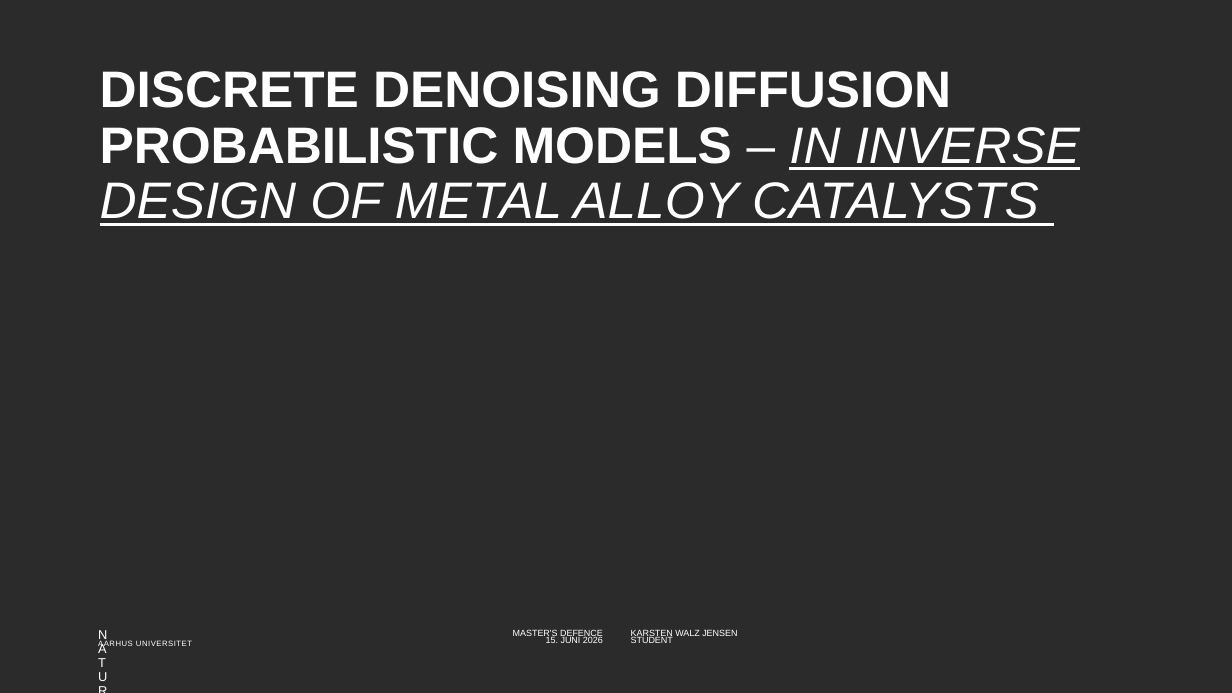
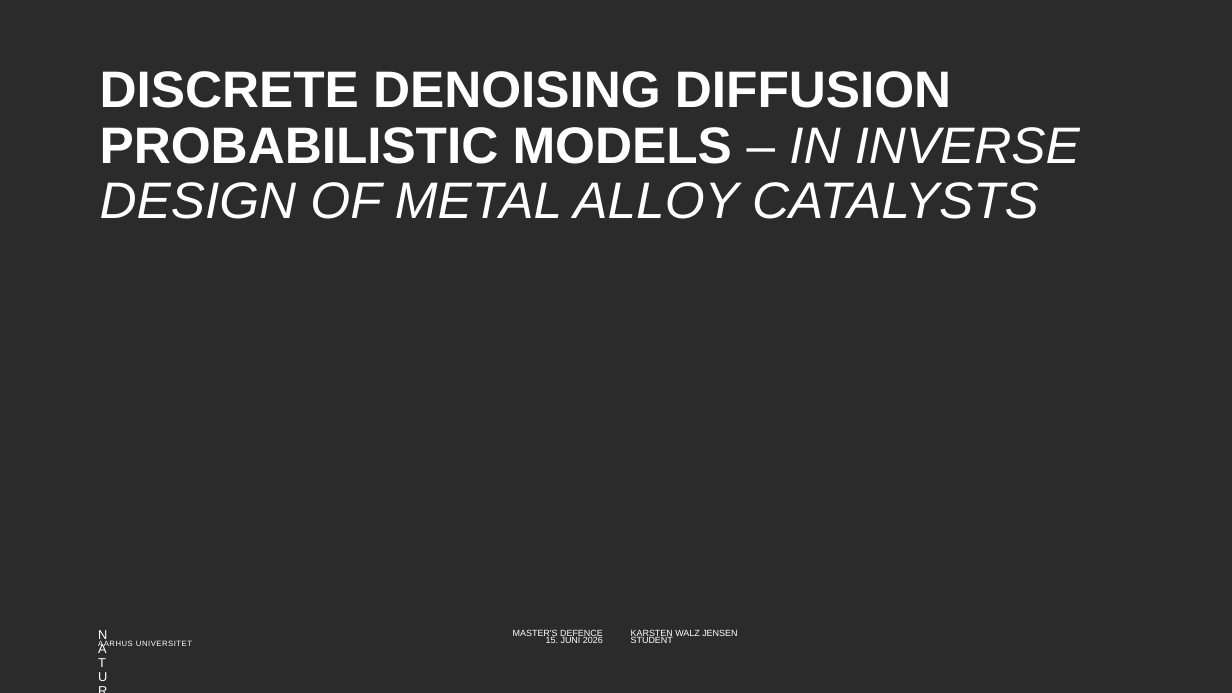
Before and after one commit to karsten3112/gen_catalyst_design, a slide deck: slide 1 of slides/master_defence.pptx. Drawn at 1232x693 pixels with LibreOffice and Linux fonts; fonts in the diff are those of the drawing; background and template pictures are left out; a plain dark background stands for a picture behind light text. Boxes give left, top, right and bottom in pixels: in the first picture for what was removed or moved away, otherwise in the second. Text is boxed around its words. In the diff, an @@ line names an element or a change of style, - is before the commit and + after.

```diff
--- a/slides/master_defence.pptx
+++ b/slides/master_defence.pptx
@@ title "DISCRETE DENOISING DIFFUSION PROBABILISTIC MODELS ..." at (x1=100, y1=71, x2=1080, y2=219): underline off in "IN INVERSE DESIGN OF METAL ALLOY CATALYSTS" @@
```
Also in this commit, not shown: 2 other slides changed, 6 slides added.
